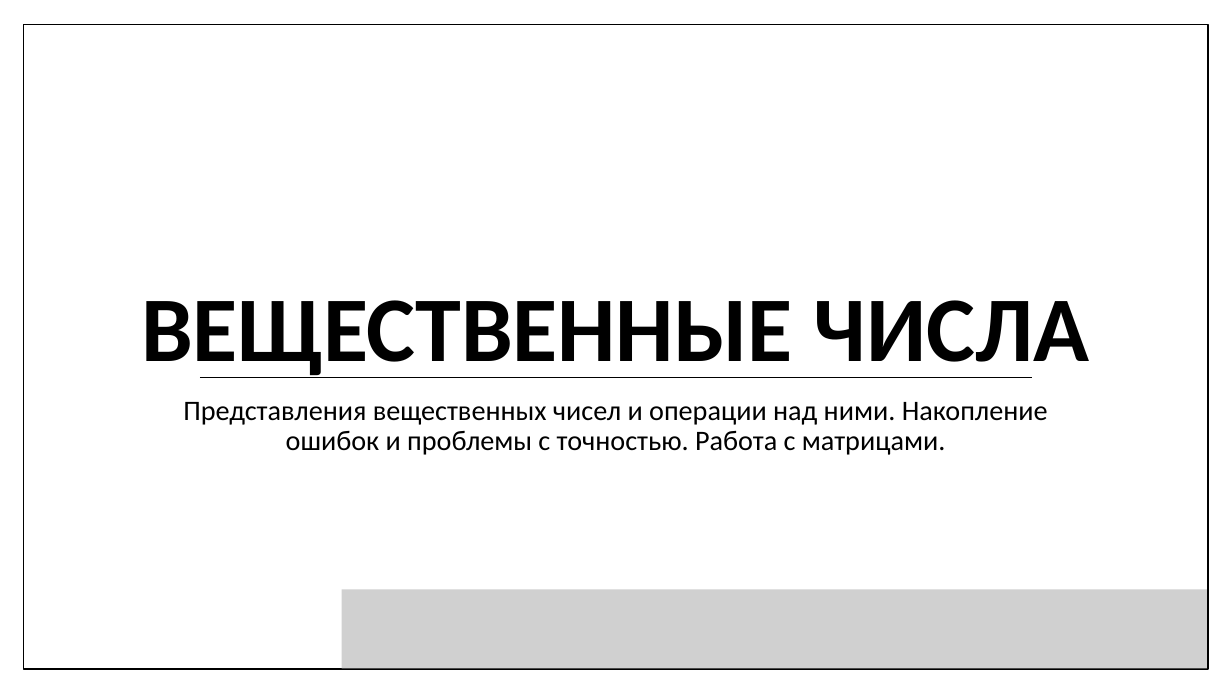
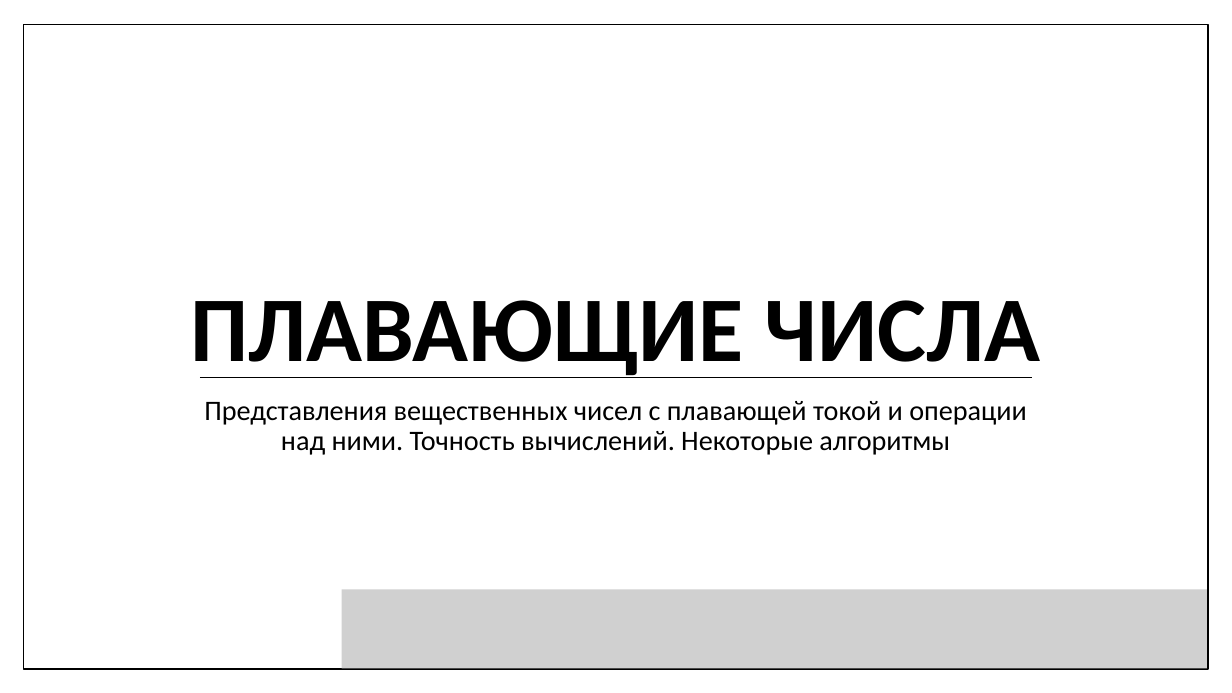
Before and after one commit to MIPT-ILab/cpp-lects-rus, a slide deck: slide 1 of other_lects/informatics/06-floating.pptx. Drawn at 1232x693 pixels with LibreOffice and Linux fonts; fonts in the diff are those of the drawing; grey boxes stand for pictures. Boxes give left, top, right and bottom in pixels: in the first picture for what was removed or moved away, otherwise in the second. Text is boxed around its words. In the diff, an @@ line names an element or a change of style, - is before the commit and + after.

```diff
--- a/other_lects/informatics/06-floating.pptx
+++ b/other_lects/informatics/06-floating.pptx
@@ title at (190,300,1041,378): text changed @@
-ВЕЩЕСТВЕННЫЕ ЧИСЛА
+ПЛАВАЮЩИЕ ЧИСЛА
@@ subtitle at (204,401,1027,455): text changed @@
-Представления вещественных чисел и операции над ними. Накопление ошибок и проблемы с точностью. Работа с матрицами.
+Представления вещественных чисел с плавающей токой и операции над ними. Точность вычислений. Некоторые алгоритмы
```
Also in this commit, not shown: 1 other slide changed, 8 slides added, 16 other files.
